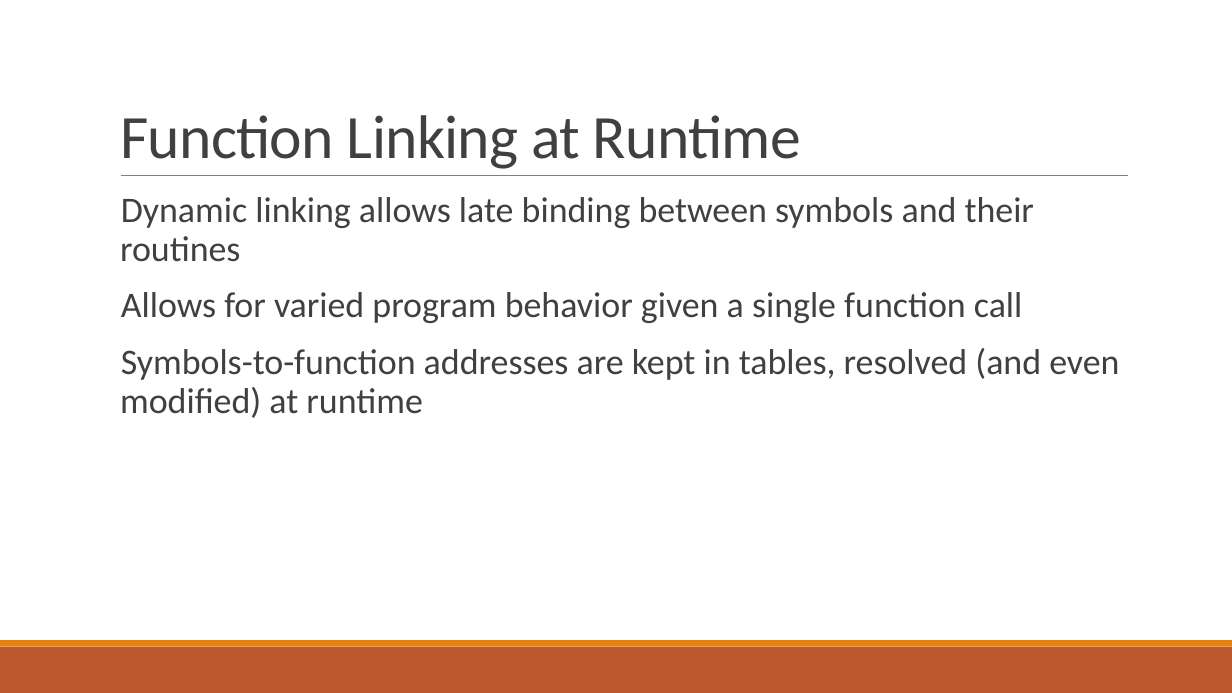
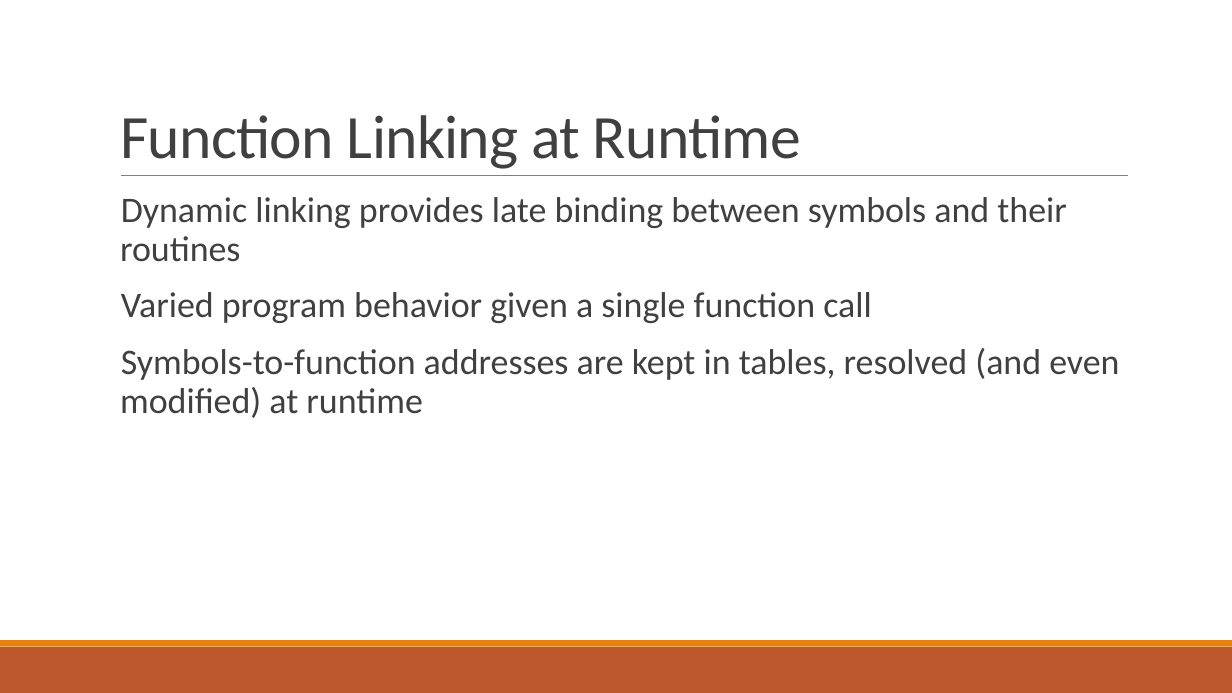
Before and after one commit to bretafinley/coop, a slide deck: slide 14 of COOP.pptx. Drawn at 1232x693 pixels with LibreOffice and Linux fonts; fonts in the diff are those of the drawing. Boxes give left, top, right and bottom in pixels: in the first picture for what was removed or moved away, otherwise in the second. Text is boxed around its words. In the diff, an @@ line names an element or a change of style, - is before the commit and + after.

Commit message:
Updated presentation.

```diff
--- a/COOP.pptx
+++ b/COOP.pptx
@@ text at [120,197,1066,323]: text changed @@
-  Dynamic linking allows late binding between symbols and their routines
-  Allows for varied program behavior given a single function call
+  Dynamic linking provides late binding between symbols and their routines
+  Varied program behavior given a single function call
```
Also in this commit, not shown: 1 other slide changed.
